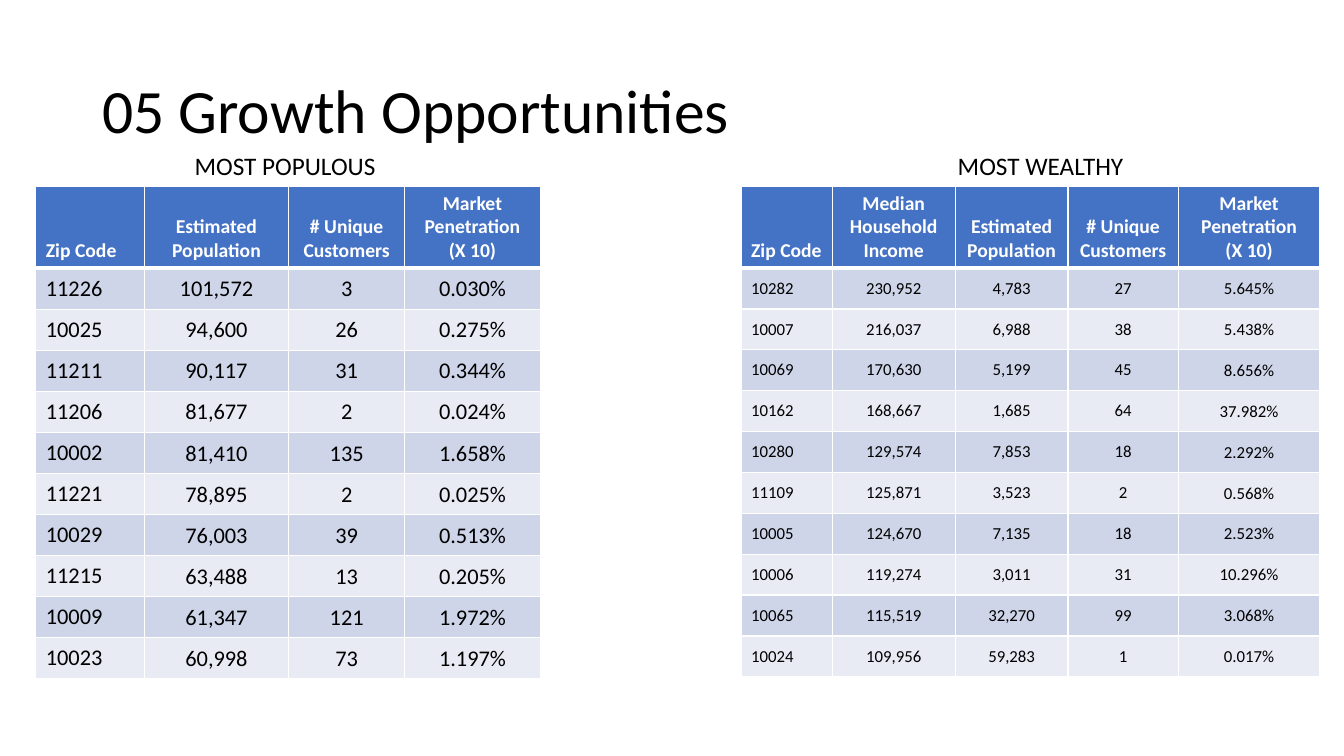
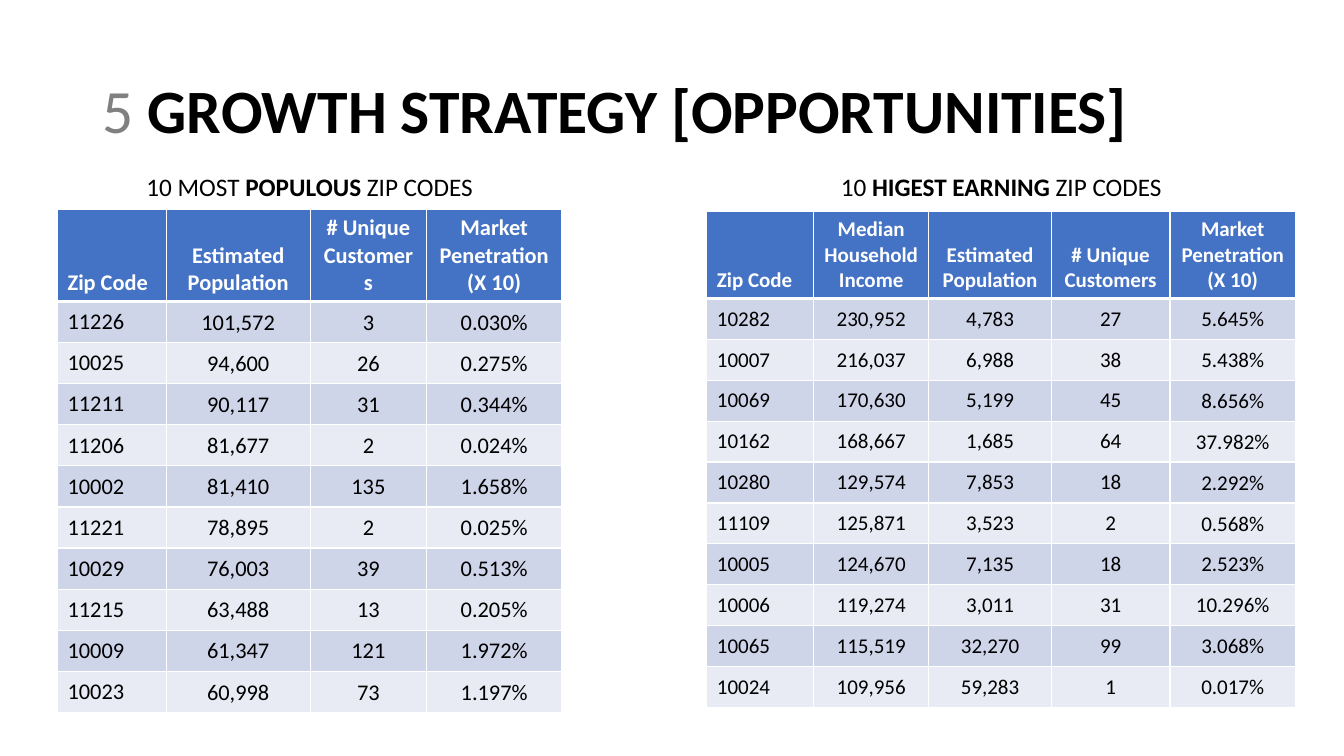
Before and after one commit to sstarkjr/PM_MarketAnalysis, a slide deck: slide 14 of Stephen_Stark_Analysis.pptx. Drawn at 1344x756 pixels with LibreOffice and Linux fonts; fonts in the diff are those of the drawing. Boxes give left, top, right and bottom in pixels: in the first picture for what was removed or moved away, otherwise in the second. Text is boxed around its words. In the diff, an @@ line names an element or a change of style, - is before the commit and + after.

```diff
--- a/Stephen_Stark_Analysis.pptx
+++ b/Stephen_Stark_Analysis.pptx
@@ title at [102, 88, 1127, 142]: text changed; bold on @@
-05 Growth Opportunities
+5 GROWTH STRATEGY [OPPORTUNITIES]
@@ text at [146, 179, 473, 197]: text changed @@
-MOST POPULOUS
+10 MOST POPULOUS ZIP CODES
@@ text at [841, 179, 1162, 196]: text changed; bold on @@
-MOST WEALTHY
+10 HIGEST EARNING ZIP CODES
@@ table at [57, 210, 562, 712] @@
@@ size 14 to 16 pt in "Zip Code", "Estimated", "Population", "# Unique Customers" and 2 more places @@
@@ table: place and size @@
-table at [36, 187, 540, 679]
+table at [57, 210, 562, 712]
@@ table at [707, 212, 1297, 707] @@
@@ size 14 to 15 pt in "Zip Code", "Median Household", "Income", "Estimated Population" and 3 more places @@
@@ size 12 to 15 pt in "10282", "230,952", "4,783", "27" and 46 more places @@
@@ table: place and size @@
-table at [741, 187, 1320, 677]
+table at [707, 212, 1297, 707]
```
Also in this commit, not shown: 11 other slides changed, 2 slides added, 1 slide removed, 3 other files.
